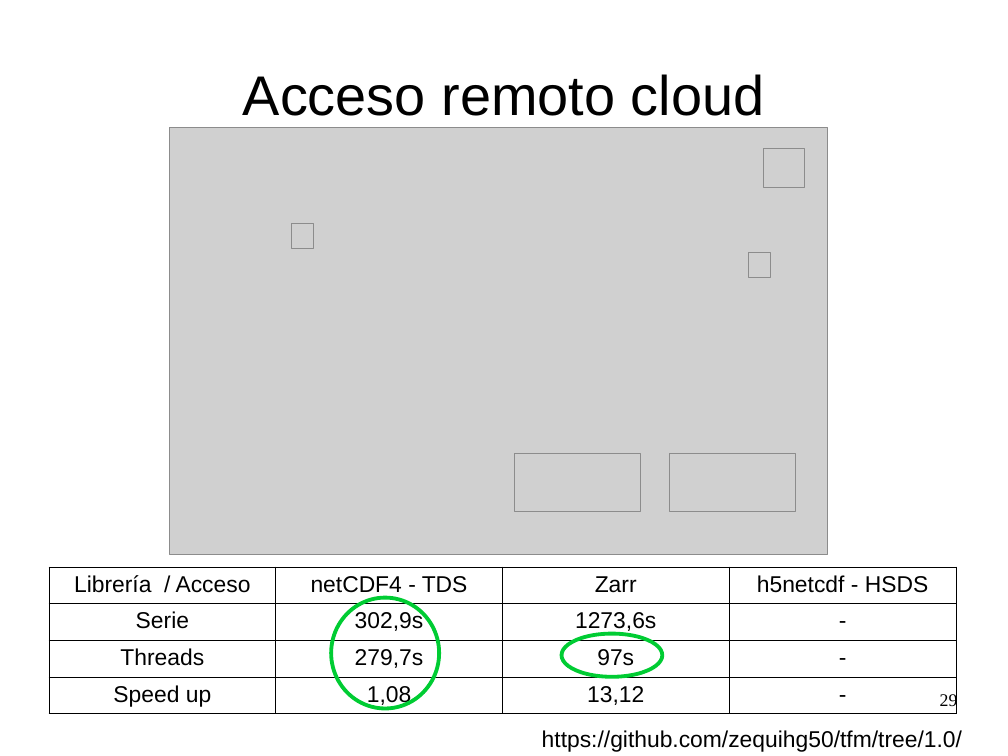
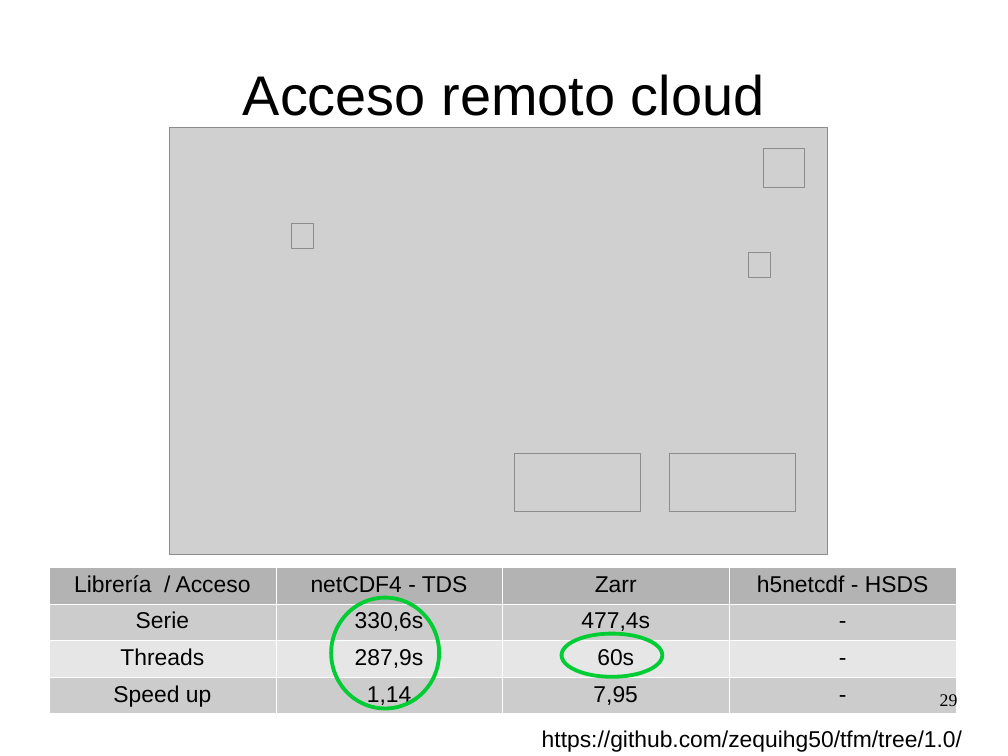
Before and after one commit to zequihg50/tfm, a slide deck: slide 29 of presentacion.odp. Drawn at 1008x756 pixels with LibreOffice and Linux fonts; fonts in the diff are those of the drawing; grey boxes stand for pictures. Boxes give left, top, right and bottom in pixels: in the first picture for what was removed or moved away, otherwise in the second. Text is boxed around its words. In the diff, an @@ line names an element or a change of style, - is before the commit and + after.

```diff
--- a/presentacion.odp
+++ b/presentacion.odp
@@ table at box(49, 567, 957, 711) @@
-row 2, column 2: 302,9s
+row 2, column 2: 330,6s
-row 2, column 3: 1273,6s
+row 2, column 3: 477,4s
-row 3, column 2: 279,7s
+row 3, column 2: 287,9s
-row 3, column 3: 97s
+row 3, column 3: 60s
-row 4, column 2: 1,08
+row 4, column 2: 1,14
-row 4, column 3: 13,12
+row 4, column 3: 7,95
@@ fill none to #B3B3B3 in row 1 @@
@@ fill none to #CCCCCC in 8 cells @@
@@ fill none to #E6E6E6 in row 3 @@
@@ borders changed @@
```
Also in this commit, not shown: 2 other slides changed, 2 other files.
